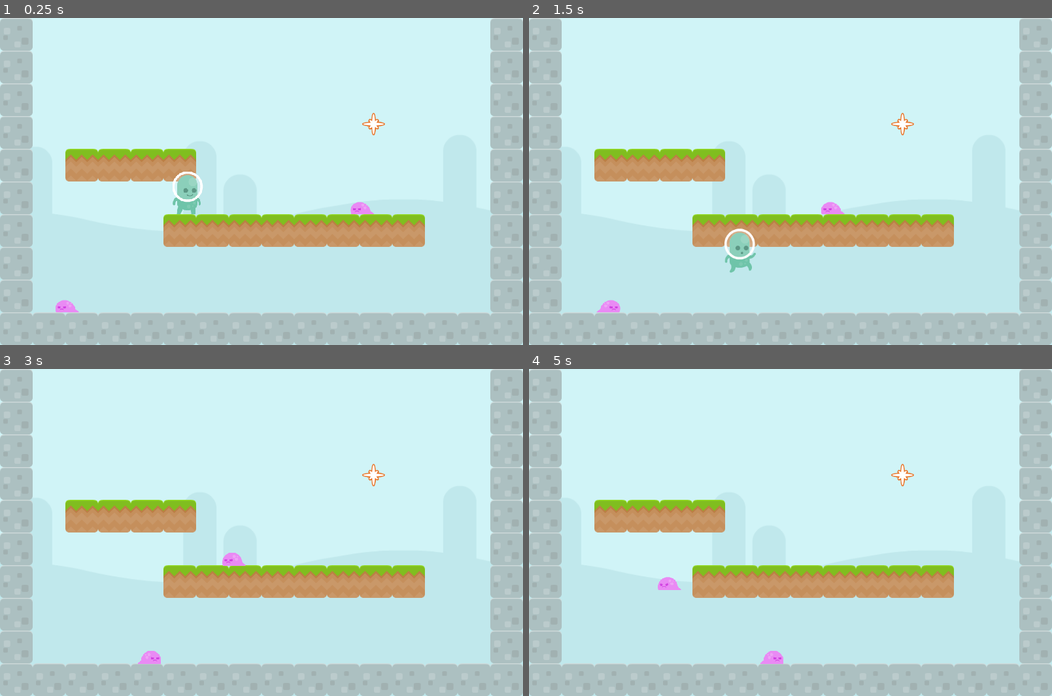
Above: before the commit, frames 1-4 (two rows, left to right).
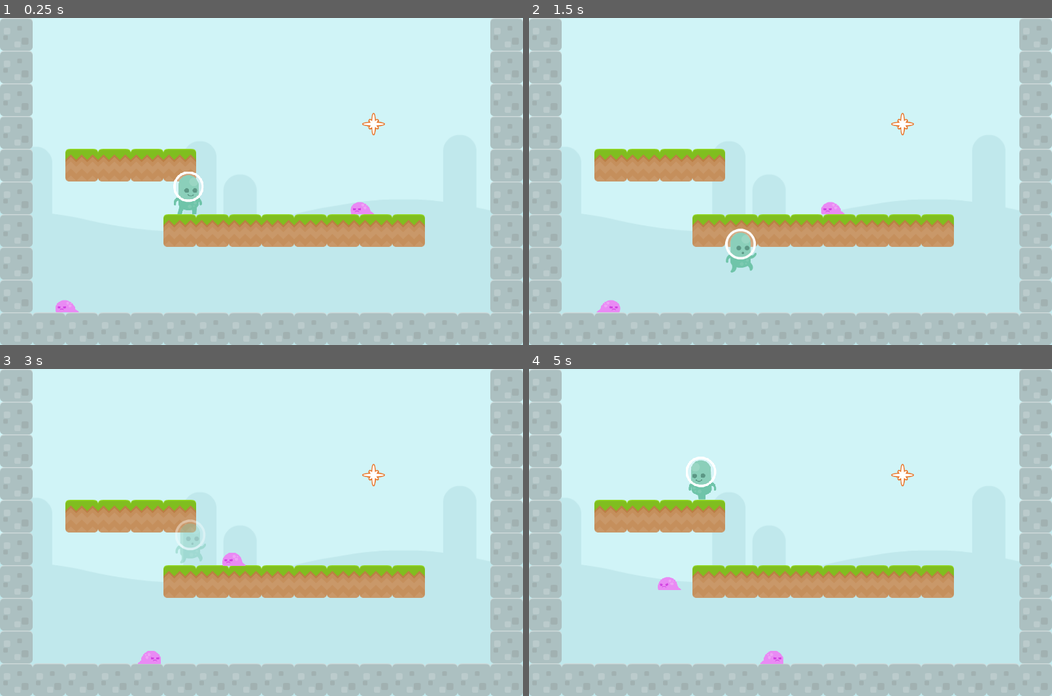
Above: after the commit, the same moments.

Repository: doctor-g/AltNaGaDeMon2021
Game: Godot game, scene res://World/Level.tscn
Two runs of this game, one before a commit and one after it. Both use one fixed random seed, a clock stepped at 60 frames per second and the inputs below.
Inputs:
- Up to frame 1 (0.25 s): no input
- Up to frame 2 (1.5 s): hold S (duck) 0.53-1.28 s; hold D (move_right) from 0.53 s (still down); tap Z (jump) at 0.77, 0.8, 1.07, 1.35 s
- Up to frame 3 (3 s): tap Z (jump) at 1.52, 1.82, 2.3 s; tap S (duck) at 1.55 s; release D (move_right) at 2.03 s; hold A (move_left) 2.03-2.78 s; hold S (duck) 2.03-2.78 s; hold D (move_right) from 2.78 s (still down); tap X (fire) at 2.85 s
- Up to frame 4 (5 s): tap Z (jump) at 3.02, 3.32, 3.77, 3.8, 4.07, 4.35, 4.52, 4.82 s; tap S (duck) at 3.05, 4.55 s; hold S (duck) 3.53-4.28 s; release D (move_right) at 4.28 s; hold A (move_left) from 4.28 s (still down)

The runs differ from the first frame. In frame 1, 0.2% of the frame differs, in the area x 33-39%, y 47-60%; in frame 2, 0.2%; in frame 3, 0.3%; in frame 4, 0.5%, in the area x 30-36%, y 26-40%.

Commit message:
Add a death animation and respawning
p1_duck was modified here to give it extra headspace, taking away the
need for maintaining two sprites.

Diff:
--- a/project/Player/Player.gd
+++ b/project/Player/Player.gd
@@ -1,22 +1,39 @@
 extends KinematicBody2D
+
+# Emitted when the player is dead and the death animation is complete
+signal dead
 
 const _PROJECTILE := preload("res://Player/Projectile/Projectile.tscn")
 
 export var speed := 250
 export var jump_strength := 780
 
+var start_invincible := false
+
 var _gravity = ProjectSettings.get_setting("physics/2d/default_gravity")
 var _velocity := Vector2.ZERO
+var _dead := false
 
 onready var _sprite := $AnimatedSprite
-onready var _duck_sprite := $DuckSprite
+onready var _anim_player := $AnimationPlayer
+onready var _damageable_area := $DamageableArea
+onready var _invincibility_timer := $InvincibilityTimer
+
+func _ready():
+	if start_invincible:
+		_invincibility_timer.start()
+		_sprite.modulate = Color(1,1,1,0.4)
+		_damageable_area.monitoring = false
+
 
 func _physics_process(_delta):
+	if _dead:
+		return
+
 	_velocity.y += _gravity
 
 	if Input.is_action_pressed("duck"):
-		_sprite.visible = false
-		_duck_sprite.visible = true
+		_sprite.play("duck")
 		_velocity.x = 0
 
 		# Allow jumping down through tiles
@@ -26,8 +43,6 @@
 			# do not need a raycast or anything here.
 			position.y += 1
 	else:
-		_sprite.visible = true
-		_duck_sprite.visible = false
 		_process_movement_input()
 
 	_velocity = move_and_slide(_velocity, Vector2.UP)
@@ -43,7 +58,6 @@
 	_velocity.x = speed * direction
 	if _velocity.x != 0:
 		_sprite.flip_h = _velocity.x < 0
-		_duck_sprite.flip_h = _velocity.x < 0
 
 	if is_on_floor() and Input.is_action_just_pressed("jump"):
 		_velocity.y -= jump_strength
@@ -62,4 +76,18 @@
 
 # This is called when an enemy crosses into the damageable area of the player.
 func _on_DamageableArea_body_entered(_body):
-	queue_free()
+	_dead = true
+	_sprite.stop()
+	$StandingCollision.set_deferred("disabled", true)
+	$DamageableArea/CollisionShape2D.set_deferred("disabled", true)
+	_anim_player.play("dead")
+
+
+func _on_AnimationPlayer_animation_finished(anim_name):
+	if anim_name=="dead":
+		emit_signal("dead")
+
+
+func _on_InvincibilityTimer_timeout():
+	_sprite.modulate = Color.white
+	_damageable_area.monitoring = true
--- a/project/Player/Player.tscn
+++ b/project/Player/Player.tscn
@@ -16,6 +16,7 @@
 [ext_resource path="res://Player/p1_duck.png" type="Texture" id=14]
 [ext_resource path="res://Player/p1_jump.png" type="Texture" id=15]
 [ext_resource path="res://Player/player_collision_shape.tres" type="Shape2D" id=16]
+[ext_resource path="res://Player/p1_hurt.png" type="Texture" id=17]
 
 [sub_resource type="SpriteFrames" id=1]
 animations = [ {
@@ -24,35 +25,82 @@
 "name": "idle",
 "speed": 5.0
 }, {
+"frames": [ ExtResource( 8 ), ExtResource( 6 ), ExtResource( 2 ), ExtResource( 3 ), ExtResource( 1 ), ExtResource( 4 ), ExtResource( 5 ), ExtResource( 12 ), ExtResource( 7 ), ExtResource( 11 ), ExtResource( 10 ) ],
+"loop": true,
+"name": "walk",
+"speed": 10.0
+}, {
 "frames": [ ExtResource( 15 ) ],
 "loop": true,
 "name": "jump",
 "speed": 5.0
 }, {
-"frames": [ ExtResource( 8 ), ExtResource( 6 ), ExtResource( 2 ), ExtResource( 3 ), ExtResource( 1 ), ExtResource( 4 ), ExtResource( 5 ), ExtResource( 12 ), ExtResource( 7 ), ExtResource( 11 ), ExtResource( 10 ) ],
+"frames": [ ExtResource( 17 ) ],
 "loop": true,
-"name": "walk",
-"speed": 10.0
+"name": "hurt",
+"speed": 5.0
+}, {
+"frames": [ ExtResource( 14 ) ],
+"loop": true,
+"name": "duck",
+"speed": 5.0
 } ]
 
+[sub_resource type="Animation" id=2]
+resource_name = "dead"
+tracks/0/type = "value"
+tracks/0/path = NodePath("AnimatedSprite:offset")
+tracks/0/interp = 1
+tracks/0/loop_wrap = true
+tracks/0/imported = false
+tracks/0/enabled = true
+tracks/0/keys = {
+"times": PoolRealArray( 0, 0.3, 1 ),
+"transitions": PoolRealArray( 1, 2.2974, 2.21914 ),
+"update": 0,
+"values": [ Vector2( 0, 0 ), Vector2( 0, -100 ), Vector2( 0, 800 ) ]
+}
+tracks/1/type = "value"
+tracks/1/path = NodePath("AnimatedSprite:scale")
+tracks/1/interp = 1
+tracks/1/loop_wrap = true
+tracks/1/imported = false
+tracks/1/enabled = true
+tracks/1/keys = {
+"times": PoolRealArray( 0, 0.4, 1 ),
+"transitions": PoolRealArray( 1, 1, 1 ),
+"update": 0,
+"values": [ Vector2( 1, 1 ), Vector2( 1.3, 1.3 ), Vector2( 1, 1 ) ]
+}
+tracks/2/type = "method"
+tracks/2/path = NodePath("AnimatedSprite")
+tracks/2/interp = 1
+tracks/2/loop_wrap = true
+tracks/2/imported = false
+tracks/2/enabled = true
+tracks/2/keys = {
+"times": PoolRealArray( 0 ),
+"transitions": PoolRealArray( 1 ),
+"values": [ {
+"args": [ "hurt", false ],
+"method": "play"
+} ]
+}
+
 [node name="Player" type="KinematicBody2D" groups=["players"]]
+position = Vector2( 0, 800 )
 collision_layer = 2
 script = ExtResource( 13 )
 
 [node name="AnimatedSprite" type="AnimatedSprite" parent="."]
 position = Vector2( 0, -46 )
 frames = SubResource( 1 )
-animation = "jump"
+animation = "hurt"
 playing = true
 
 [node name="StandingCollision" type="CollisionShape2D" parent="."]
 position = Vector2( -2, -46.25 )
 shape = ExtResource( 16 )
-
-[node name="DuckSprite" type="Sprite" parent="."]
-visible = false
-position = Vector2( 1, -35 )
-texture = ExtResource( 14 )
 
 [node name="ProjectileLaunchPoint" type="Node2D" parent="."]
 position = Vector2( 0, -31 )
@@ -65,4 +113,16 @@
 position = Vector2( -2, -46.25 )
 shape = ExtResource( 16 )
 
+[node name="AnimationPlayer" type="AnimationPlayer" parent="."]
+anims/dead = SubResource( 2 )
+
+[node name="InvincibilityTimer" type="Timer" parent="."]
+wait_time = 2.0
+one_shot = true
+__meta__ = {
+"_editor_description_": "For use when respawning"
+}
+
 [connection signal="body_entered" from="DamageableArea" to="." method="_on_DamageableArea_body_entered"]
+[connection signal="animation_finished" from="AnimationPlayer" to="." method="_on_AnimationPlayer_animation_finished"]
+[connection signal="timeout" from="InvincibilityTimer" to="." method="_on_InvincibilityTimer_timeout"]
--- /dev/null
+++ b/project/World/Level.gd
@@ -0,0 +1,14 @@
+extends Node2D
+
+const _PLAYER := preload("res://Player/Player.tscn")
+
+func _ready():
+	_spawn_player(false)
+
+func _spawn_player(invincible: bool)->void:
+	var player : KinematicBody2D = _PLAYER.instance()
+	player.start_invincible = invincible
+	player.position = $P1SpawnPoint.position
+	add_child(player)
+	# warning-ignore:return_value_discarded
+	player.connect("dead", self, "_spawn_player", [true])
--- a/project/World/Level.tscn
+++ b/project/World/Level.tscn
@@ -1,7 +1,7 @@
 [gd_scene load_steps=10 format=2]
 
 [ext_resource path="res://World/grass.png" type="Texture" id=1]
-[ext_resource path="res://Player/Player.tscn" type="PackedScene" id=2]
+[ext_resource path="res://World/Level.gd" type="Script" id=2]
 [ext_resource path="res://World/castleCenter_rounded.png" type="Texture" id=3]
 [ext_resource path="res://Enemies/Slime/Slime.tscn" type="PackedScene" id=4]
 [ext_resource path="res://Spawner/Spawner.tscn" type="PackedScene" id=5]
@@ -58,6 +58,7 @@
 1/z_index = 0
 
 [node name="Level" type="Node2D"]
+script = ExtResource( 2 )
 
 [node name="Background" type="Sprite" parent="."]
 position = Vector2( 520, 377 )
@@ -70,14 +71,14 @@
 format = 1
 tile_data = PoolIntArray( 0, 1, 0, 15, 1, 0, 65536, 1, 0, 65551, 1, 0, 131072, 1, 0, 131087, 1, 0, 196608, 1, 0, 196623 …(540 unchanged characters)…
 
-[node name="Player" parent="." instance=ExtResource( 2 )]
-position = Vector2( 402, 408 )
-
 [node name="Slime" parent="." instance=ExtResource( 4 )]
 position = Vector2( 800, 411 )
 
 [node name="Slime2" parent="." instance=ExtResource( 4 )]
 position = Vector2( 168, 628 )
 
-[node name="Node2D" parent="." instance=ExtResource( 5 )]
+[node name="Spawner" parent="." instance=ExtResource( 5 )]
 position = Vector2( 799, 226 )
+
+[node name="P1SpawnPoint" type="Node2D" parent="."]
+position = Vector2( 404, 415 )
Not shown: 1 places in project/Player/Player.tscn that only renumber resources
Binary file changed: project/Player/p1_duck.png
Binary file added: project/Player/p1_hurt.png
Not shown, added: project/Player/p1_hurt.png.import
